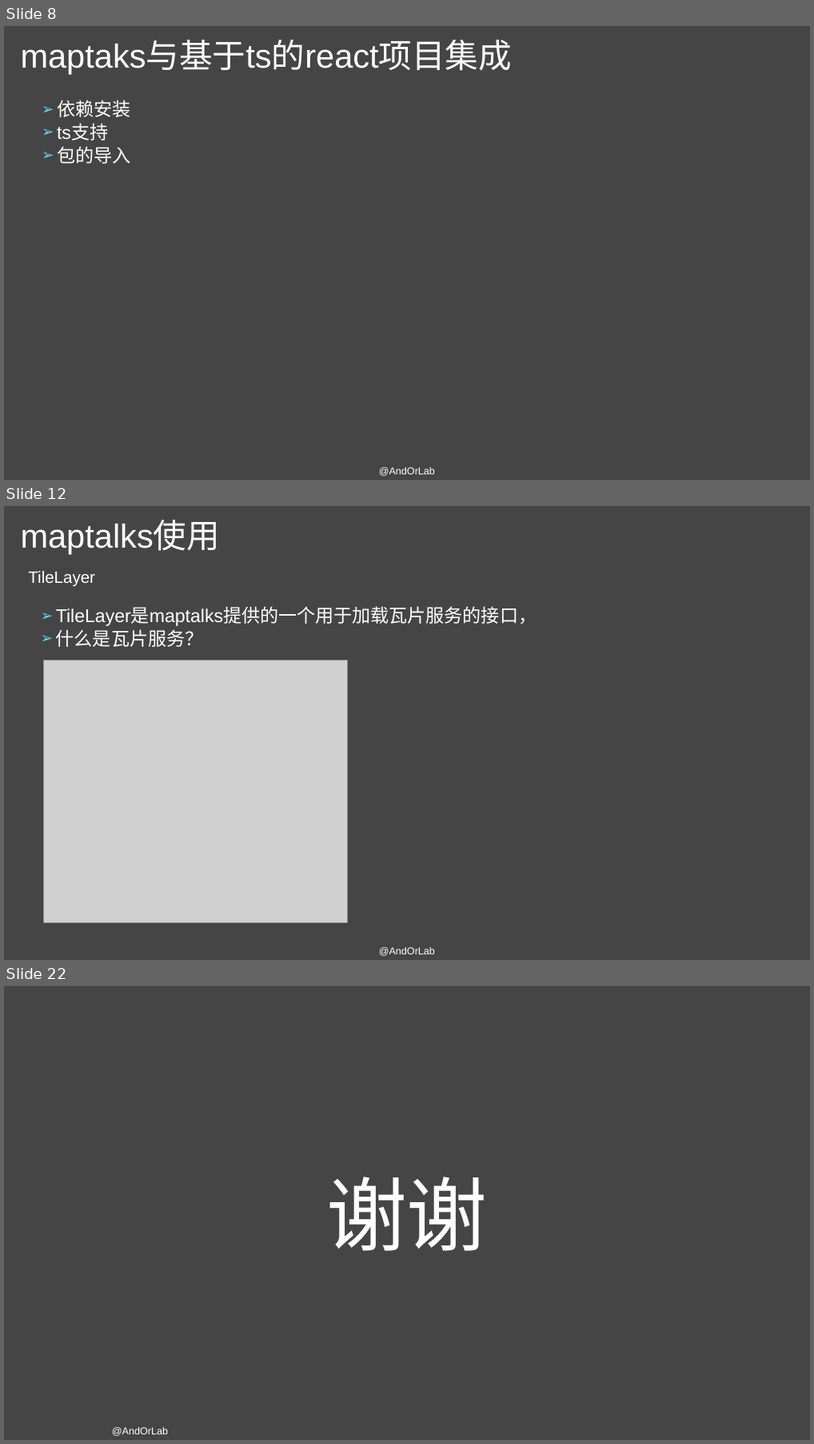
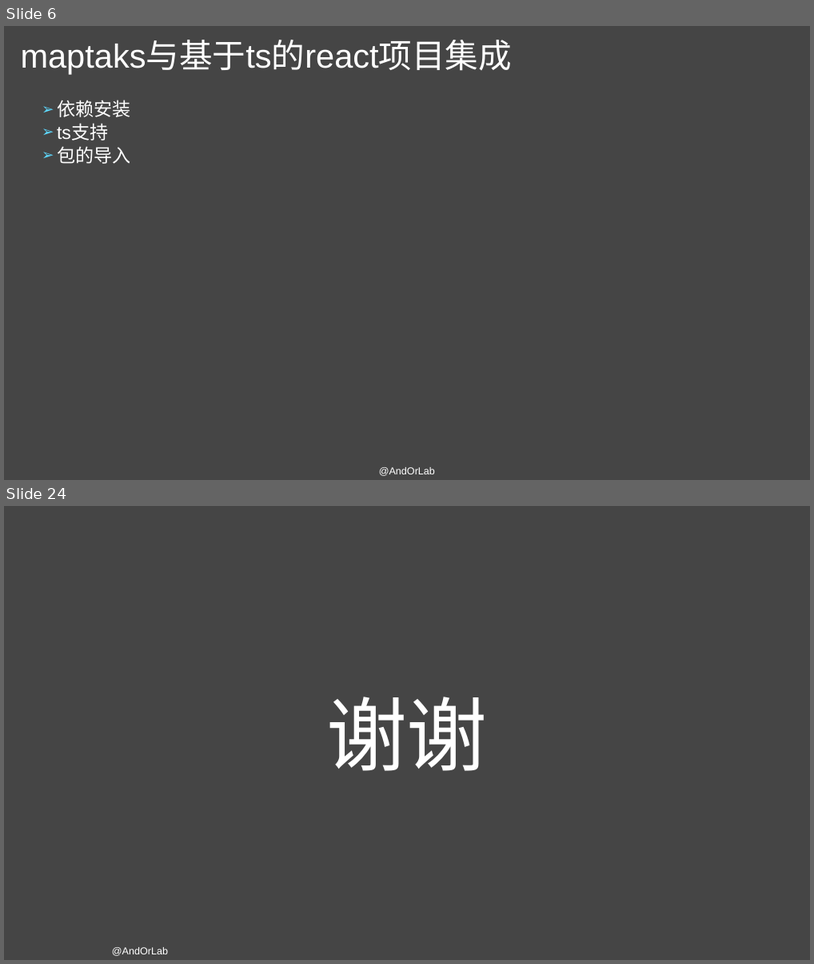
Before and after one commit to AndorLab/TodoList, a slide deck: contents/2018-11-14-杜秀秀/maptalks使用基础.pptx. Shown one above the other, each under a label of ours: slides 8, 12 and 22 before the commit, slides 6 and 24 after it; the slides between them are not shown. The pictures are 814x1444 and 814x964 pixels, drawn with LibreOffice and Linux fonts; fonts in the diff are those of the drawing; grey boxes stand for pictures. Boxes give left, top, right and bottom in pixels: in the first picture for what was removed or moved away, otherwise in the second. Text is boxed around its words. In the diff, an @@ line names an element or a change of style, - is before the commit and + after.

Commit message:
maptlks使用基础PPT v2.0

```diff
--- a/contents/2018-11-14-杜秀秀/maptalks使用基础.pptx
+++ b/contents/2018-11-14-杜秀秀/maptalks使用基础.pptx
@@ slide 12 removed at bbox=[4, 506, 810, 960], background #454545 @@
@@ title removed at bbox=[21, 521, 221, 554] @@
-maptalks使用
@@ text removed at bbox=[28, 571, 95, 587] @@
-TileLayer
@@ text removed at bbox=[56, 608, 537, 647] @@
-➢ TileLayer是maptalks提供的一个用于加载瓦片服务的接口，
-➢ 什么是瓦片服务？
@@ picture removed at bbox=[44, 660, 348, 923] @@
@@ text removed at bbox=[379, 947, 435, 956] @@
-@AndOrLab
@@ what was slide 8 is now slide 6 @@
@@ what was slide 22 is now slide 24 @@
```
Also in this commit, not shown: 17 slides changed, 5 slides added, 2 other slides removed.
